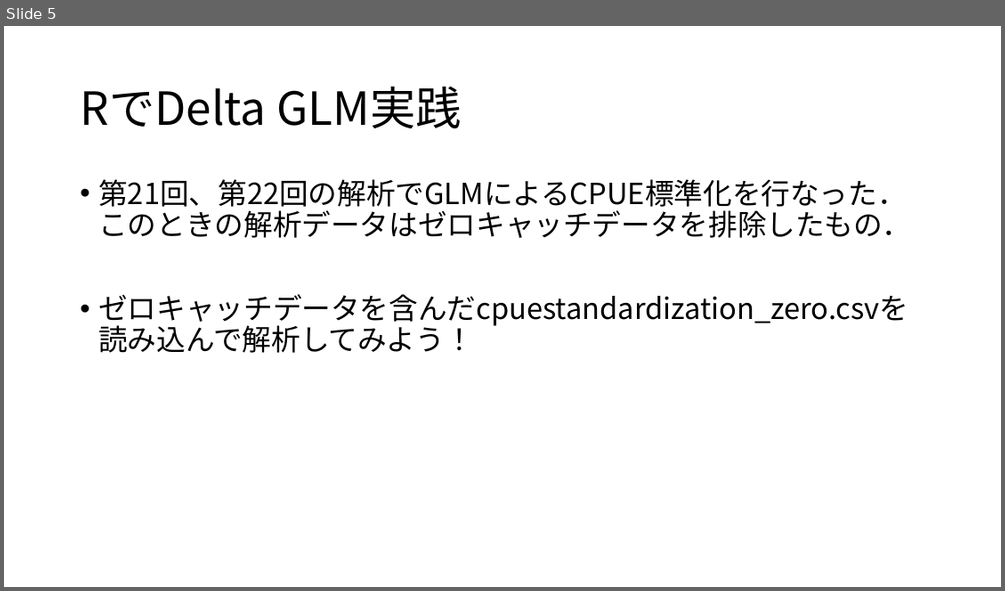
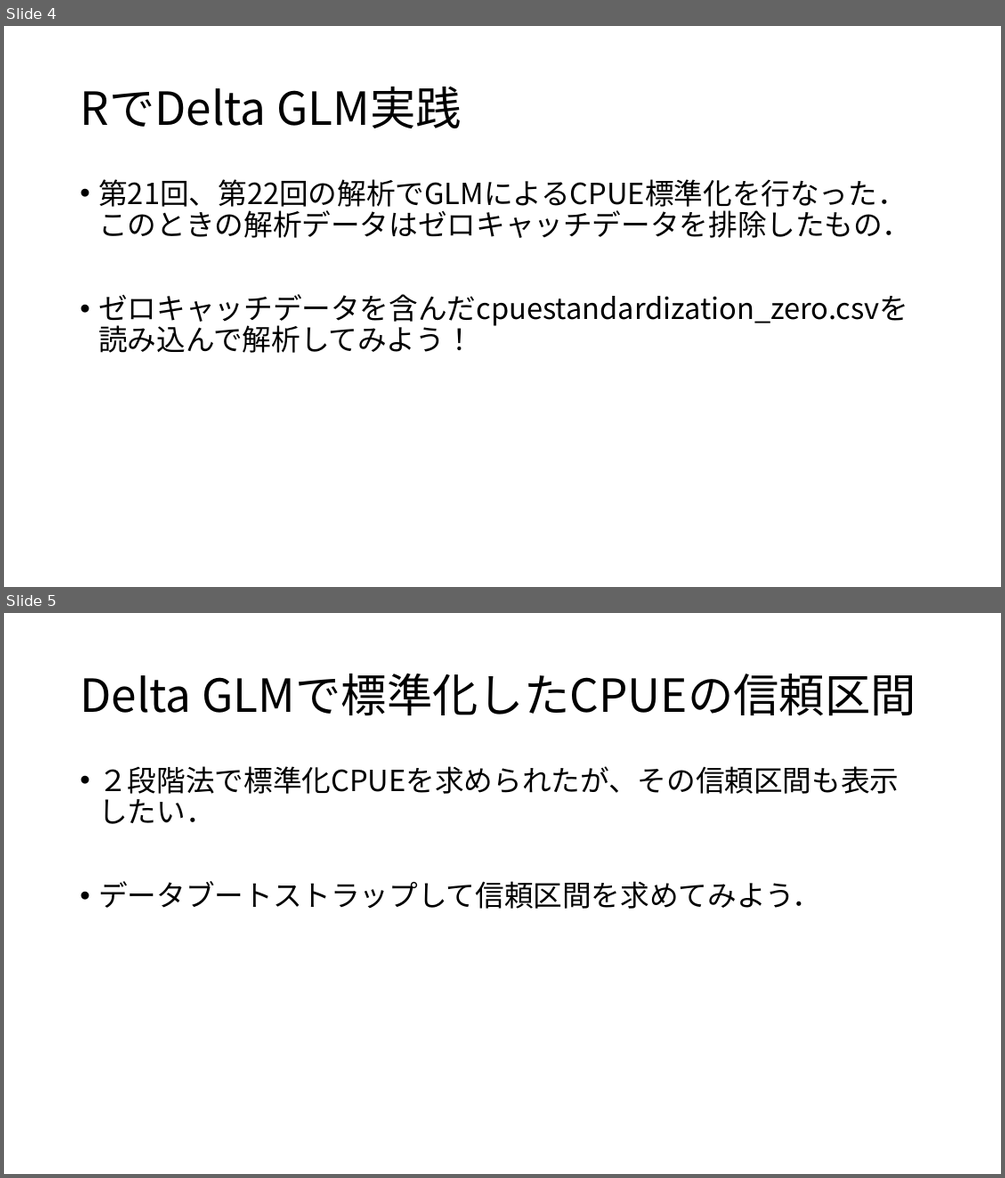
Before and after one commit to KoHMB/Shigen_kensyu_FRA, a slide deck: R/スライド/第31回.pptx. Shown one above the other, each under a label of ours: slide 5 before the commit, slides 4 and 5 after it. The pictures are 1005x591 and 1005x1178 pixels, drawn with LibreOffice and Linux fonts; fonts in the diff are those of the drawing. Boxes give left, top, right and bottom in pixels: in the first picture for what was removed or moved away, otherwise in the second. Text is boxed around its words. In the diff, an @@ line names an element or a change of style, - is before the commit and + after.

```diff
--- a/R/スライド/第31回.pptx
+++ b/R/スライド/第31回.pptx
@@ slide 5 added at [4,613,1001,1174], background #FFFFFF @@
@@ title added at [80,673,916,716], 44 pt, text #000000 @@
+Delta GLMで標準化したCPUEの信頼区間
@@ text added at [98,766,898,908], 28 pt, text #000000 @@
+• ２段階法で標準化CPUEを求められたが、その信頼区間も表示したい．
+• データブートストラップして信頼区間を求めてみよう．
@@ what was slide 5 is now slide 4 @@
```
Also in this commit, not shown: 1 slide changed, 1 slide removed, 3 other files.
